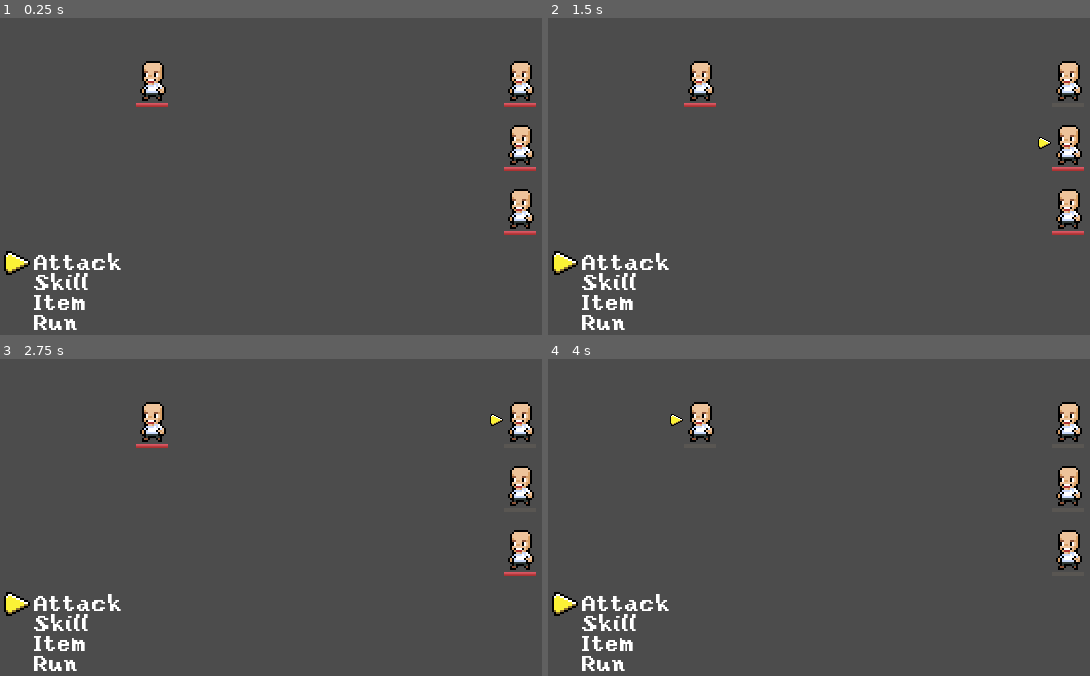
Above: before the commit, frames 1-4 (two rows, left to right).
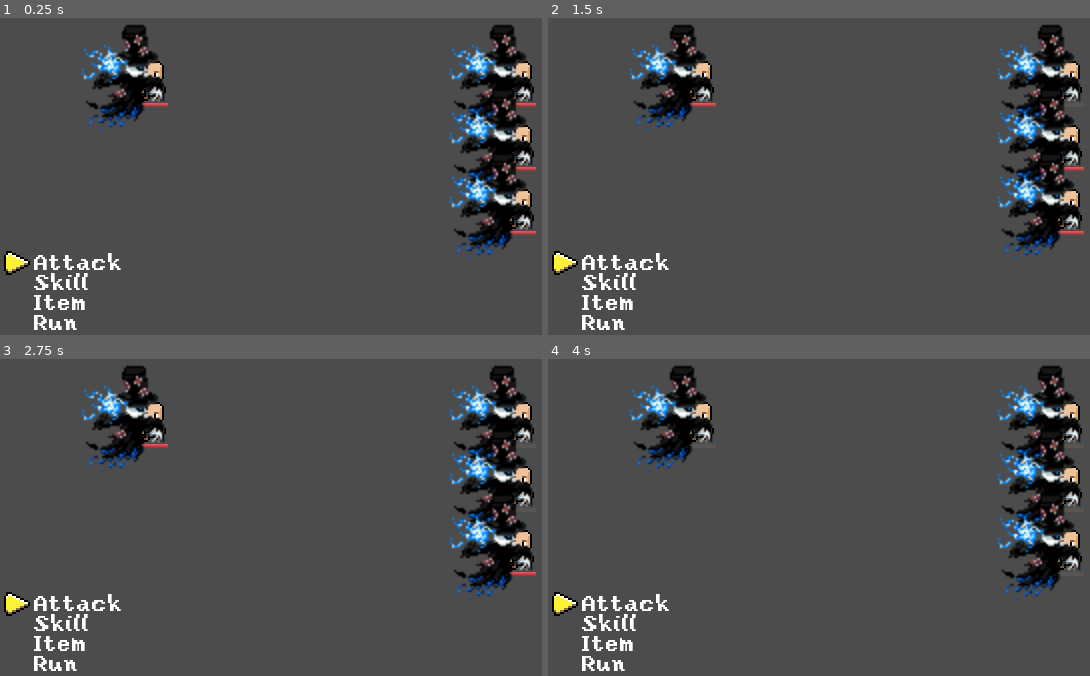
Above: after the commit, the same moments.

Repository: jhveem/JRPG-Godot
Game: Godot game, scene res://battle/Battle.tscn
Two runs of this game, one before a commit and one after it. Both use one fixed random seed, a clock stepped at 60 frames per second and the inputs below.
Inputs:
- Up to frame 1 (0.25 s): no input
- Up to frame 2 (1.5 s): tap Enter (ui_accept) at 0.5, 0.77, 1.25 s; hold Right (ui_right) 0.53-1.28 s; hold Down (ui_down) from 1.28 s (still down)
- Up to frame 3 (2.75 s): tap Enter (ui_accept) at 1.52, 2 s; release Down (ui_down) at 2.03 s; hold Right (ui_right) from 2.03 s (still down)
- Up to frame 4 (4 s): tap Enter (ui_accept) at 2.75, 3.02, 3.5, 3.77 s; release Right (ui_right) at 2.78 s; hold Up (ui_up) 2.78-3.53 s; hold Left (ui_left) from 3.53 s (still down)

The runs differ from the first frame. In frame 1, 8.9% of the frame differs, in the area x 14-99%, y 2-77%; in frame 2, 8.8%; in frame 3, 8.8%; in frame 4, 8.8%.

Commit message:
tophat as sprite

Diff:
--- a/battle/BattleCharacter.tscn
+++ b/battle/BattleCharacter.tscn
@@ -1,12 +1,21 @@
-[gd_scene load_steps=8 format=2]
+[gd_scene load_steps=10 format=2]
 
 [ext_resource path="res://sprites/char.png" type="Texture" id=1]
 [ext_resource path="res://battle/BattleCharacter.gd" type="Script" id=2]
 [ext_resource path="res://sprites/menuItemSelector.png" type="Texture" id=3]
 [ext_resource path="res://sprites/healthBar.png" type="Texture" id=4]
 [ext_resource path="res://sprites/progressBarBack.png" type="Texture" id=5]
+[ext_resource path="res://sprites/familiars/tophat.png" type="Texture" id=6]
 
 [sub_resource type="SpriteFrames" id=1]
+animations = [ {
+"frames": [ ExtResource( 3 ) ],
+"loop": true,
+"name": "active",
+"speed": 5.0
+} ]
+
+[sub_resource type="SpriteFrames" id=2]
 animations = [ {
 "frames": [ ExtResource( 1 ) ],
 "loop": true,
@@ -14,30 +23,22 @@
 "speed": 5.0
 } ]
 
-[sub_resource type="SpriteFrames" id=2]
+[sub_resource type="SpriteFrames" id=3]
 animations = [ {
-"frames": [ ExtResource( 3 ) ],
+"frames": [ ExtResource( 6 ) ],
 "loop": true,
-"name": "active",
+"name": "idle",
 "speed": 5.0
 } ]
 
 [node name="BattleCharacter" type="Area2D"]
 script = ExtResource( 2 )
 
-[node name="AnimatedSprite" type="AnimatedSprite" parent="."]
-position = Vector2( 8, 0 )
-frames = SubResource( 1 )
-animation = "idle"
-__meta__ = {
-"_edit_group_": true
-}
-
 [node name="Selector" type="AnimatedSprite" parent="."]
 visible = false
 position = Vector2( -4, 4 )
 scale = Vector2( 0.5, 0.5 )
-frames = SubResource( 2 )
+frames = SubResource( 1 )
 animation = "active"
 
 [node name="HealthBar" type="TextureProgress" parent="."]
@@ -51,3 +52,17 @@
 __meta__ = {
 "_edit_use_anchors_": false
 }
+
+[node name="Sprites" type="Node2D" parent="."]
+
+[node name="Base" type="AnimatedSprite" parent="Sprites"]
+position = Vector2( 8, 0 )
+frames = SubResource( 2 )
+animation = "idle"
+__meta__ = {
+"_edit_group_": true
+}
+
+[node name="Tophat" type="AnimatedSprite" parent="Sprites"]
+frames = SubResource( 3 )
+animation = "idle"
--- /dev/null
+++ b/battle/characters/players/Tophat.gd
@@ -0,0 +1,12 @@
+extends "res://battle/characters/BaseCharacter.gd"
+
+func _ready():
+    stats = {
+        'health': 80,
+        'mana': 10,
+        'strength': 8,
+        'magic': 1,
+        'defense': 5,
+        'speed': 4
+    }
+    ._ready()
Not shown, added: sprites/familiars/tophat.png.import
